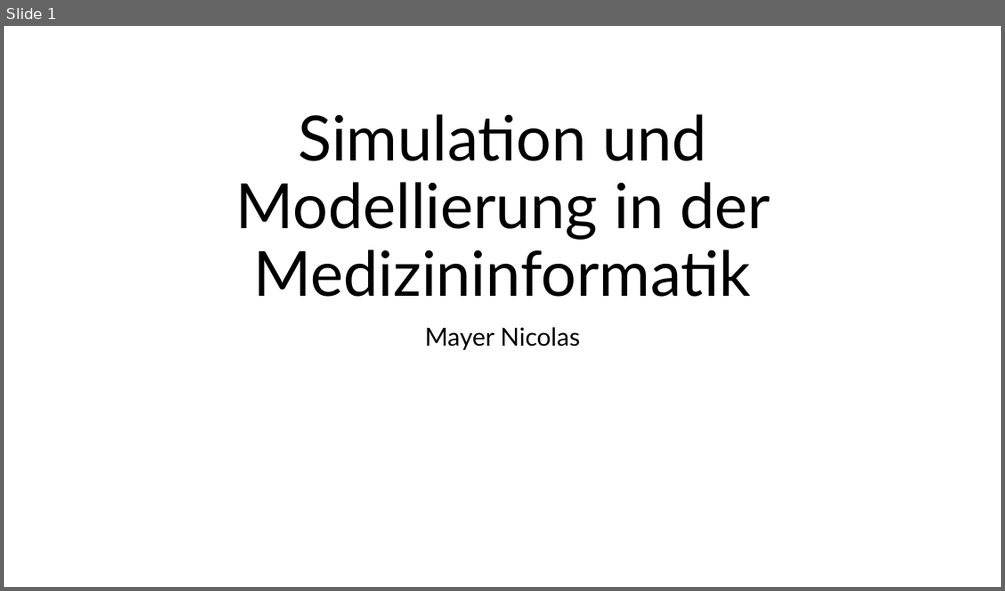
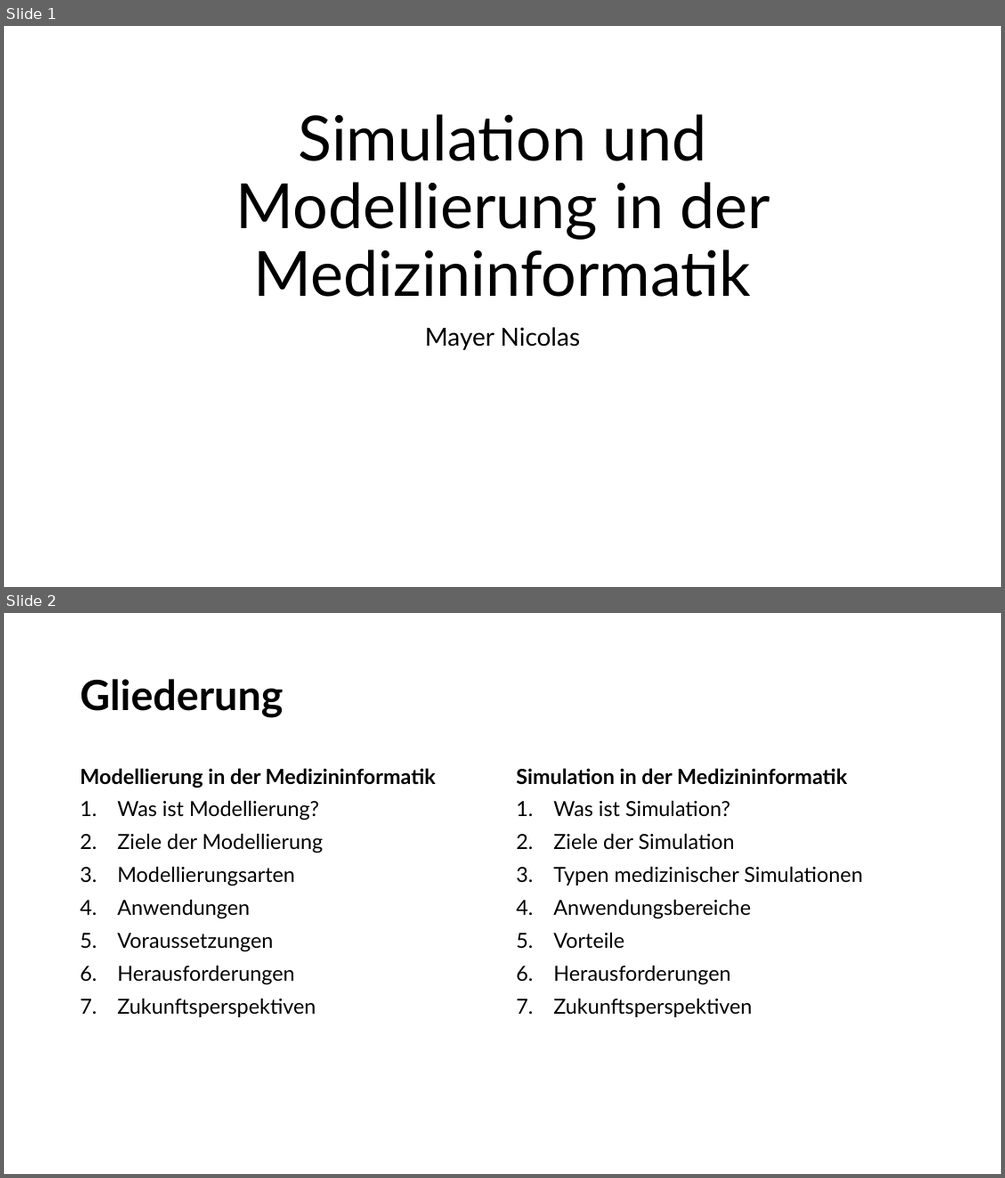
Before and after one commit to w0fl/w0fl, a slide deck: Simulation und Modellierung in der Medizininformatik.pptx. Shown one above the other, each under a label of ours: slide 1 before the commit, slides 1 and 2 after it. The pictures are 1005x591 and 1005x1178 pixels, drawn with LibreOffice and Linux fonts; fonts in the diff are those of the drawing. Boxes give left, top, right and bottom in pixels: in the first picture for what was removed or moved away, otherwise in the second. Text is boxed around its words. In the diff, an @@ line names an element or a change of style, - is before the commit and + after.

```diff
--- a/Simulation und Modellierung in der Medizininformatik.pptx
+++ b/Simulation und Modellierung in der Medizininformatik.pptx
@@ slide 2 added at [4, 613, 1001, 1174], background #FFFFFF @@
@@ title added at [80, 679, 283, 718], 40 pt, text #000000, bold @@
+Gliederung
@@ text added at [80, 768, 436, 1017], 20 pt, text #000000 @@
+Modellierung in der Medizininformatik
+1. Was ist Modellierung?
+2. Ziele der Modellierung
+3. Modellierungsarten
+4. Anwendungen
+5. Voraussetzungen
+6. Herausforderungen
+7. Zukunftsperspektiven
@@ text added at [516, 768, 862, 1017], 20 pt, text #000000 @@
+Simulation in der Medizininformatik
+1. Was ist Simulation?
+2. Ziele der Simulation
+3. Typen medizinischer Simulationen
+4. Anwendungsbereiche
+5. Vorteile
+6. Herausforderungen
+7. Zukunftsperspektiven
```
Also in this commit, not shown: 5 slides changed, 12 other slides added, 4 slides removed.
